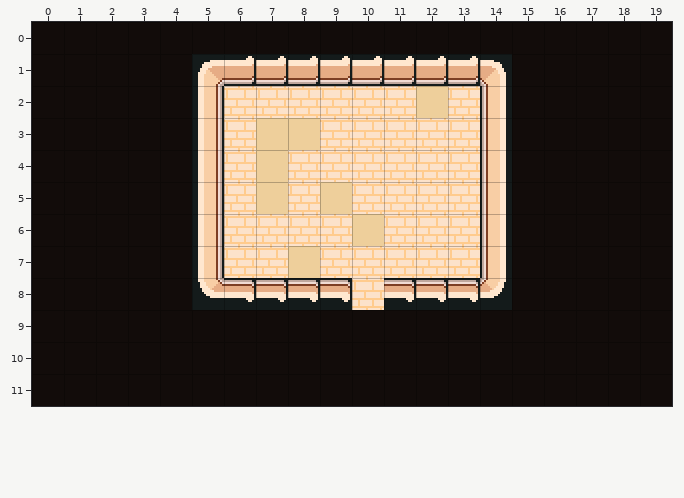
Tiled map (JSON), stored at data/tk_maps/w1/jade/qiao--house-2.tmj. The first picture shows the starting point.
Cells are 16x16 px. Shown: x 0..19, y 0..11.
The result:
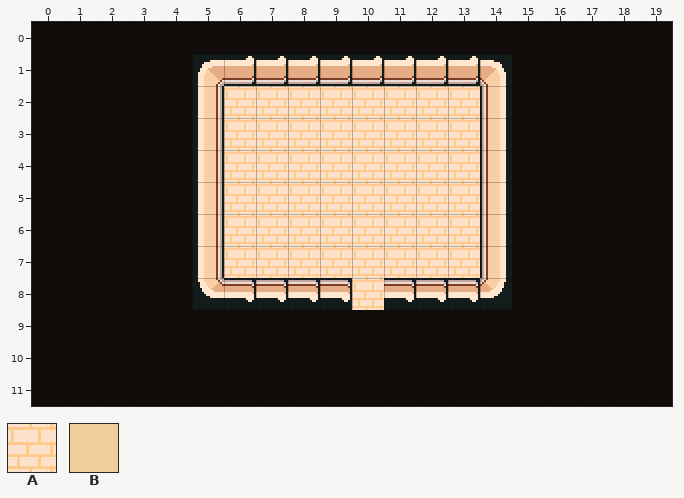
Key: from "n_floor_in": A 23, B 34.
_ is an empty cell.
Diff:
{"where": "layer \"ground\""}
{"y":2,"x":12,"old":"B","new":"A"}
{"y":3,"x":7,"old":"BB","new":"AA"}
{"y":4,"x":7,"old":"B","new":"A"}
{"y":5,"x":7,"old":"B","new":"A"}
{"y":5,"x":9,"old":"B","new":"A"}
{"y":6,"x":10,"old":"B","new":"A"}
{"y":7,"x":8,"old":"B","new":"A"}
